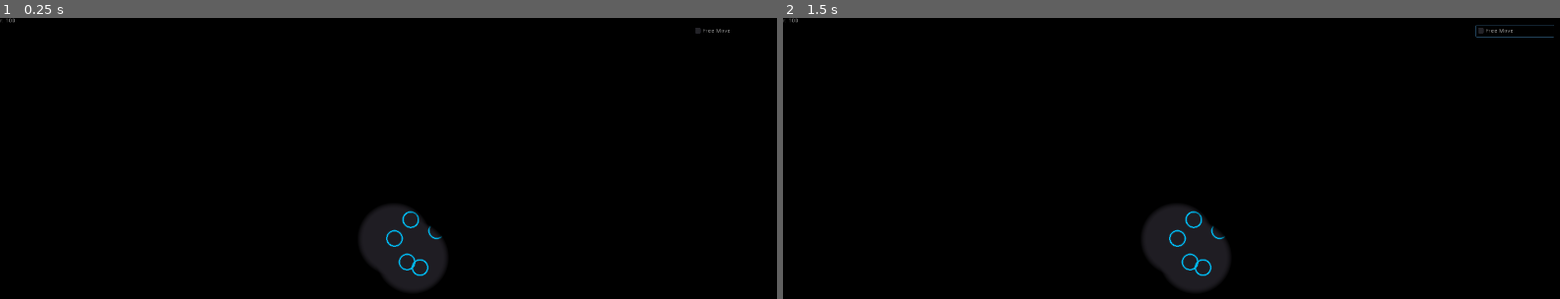
Above: before the commit, frames 1-2 (left to right).
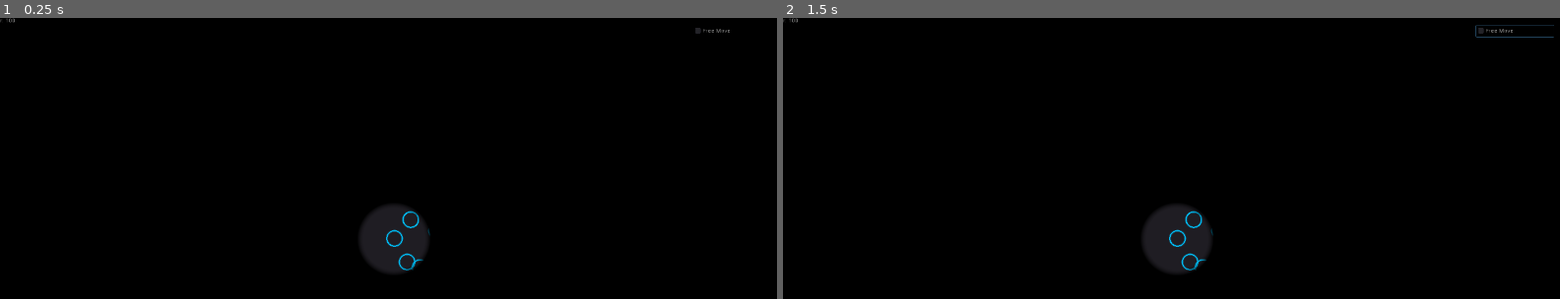
Above: after the commit, the same moments.

Repository: WeLoveGodot/GameOff2019
Game: Godot game, scene res://scene/Game.tscn
The game is run twice, just before and just after one commit, with the same random seed, the same clock (stepped at 60 frames per second) and the same inputs.
Inputs:
- Up to frame 1 (0.25 s): no input
- Up to frame 2 (1.5 s): click "Free Move" at 0.5 s; click "Free Move" at 1.25 s

The runs differ from the first frame. In frame 1, 0.7% of the frame differs, in the area x 49-58%, y 74-98%; in frame 2, 0.7%.

Commit message:
feat(shader): Add outline shader

Diff:
--- a/scene/Game.gd
+++ b/scene/Game.gd
@@ -58,7 +58,6 @@
 func collect_holes():
 	$Holes.clear_holes()
 	$Holes.add_hole(me.field_radius, me.get_coor())
-	$Holes.add_hole(me.field_radius, Vector2(50,50))
 
 func update_camera_zoom():
   var half_height = Global.EXRA_CAMERA_HEIGHT + Global.explore_distance(me)
